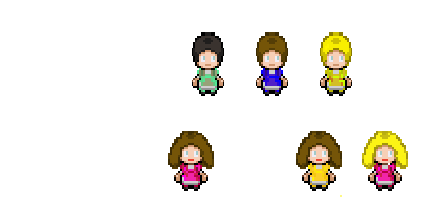
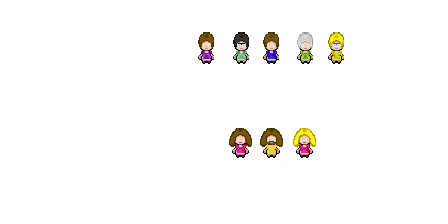
Comparing the layer stacks of the two w=448, h=224 images. Changes:
added layer "Herr Eigenmann" above "Herr Moser" over box(297, 32, 313, 64)
added layer "Herr Moser" above "Herr Weber" over box(198, 32, 214, 64)
renamed "Ebene 3" to "Herr Weber", painted on it over box(256, 32, 288, 96)
renamed "Ebene 2" to "Herr Gierich", painted on it over box(320, 32, 352, 96)
renamed "Ebene 1" to "WG", painted on it over box(192, 32, 249, 96)
renamed "Ebene 5" to "Herr Söhner", painted on it over box(260, 128, 408, 197)
renamed "Ebene 6" to "Frau Butz", painted on it over box(168, 128, 252, 191)
renamed "Ebene 4" to "Frau Böhm", painted on it over box(293, 128, 408, 191)
